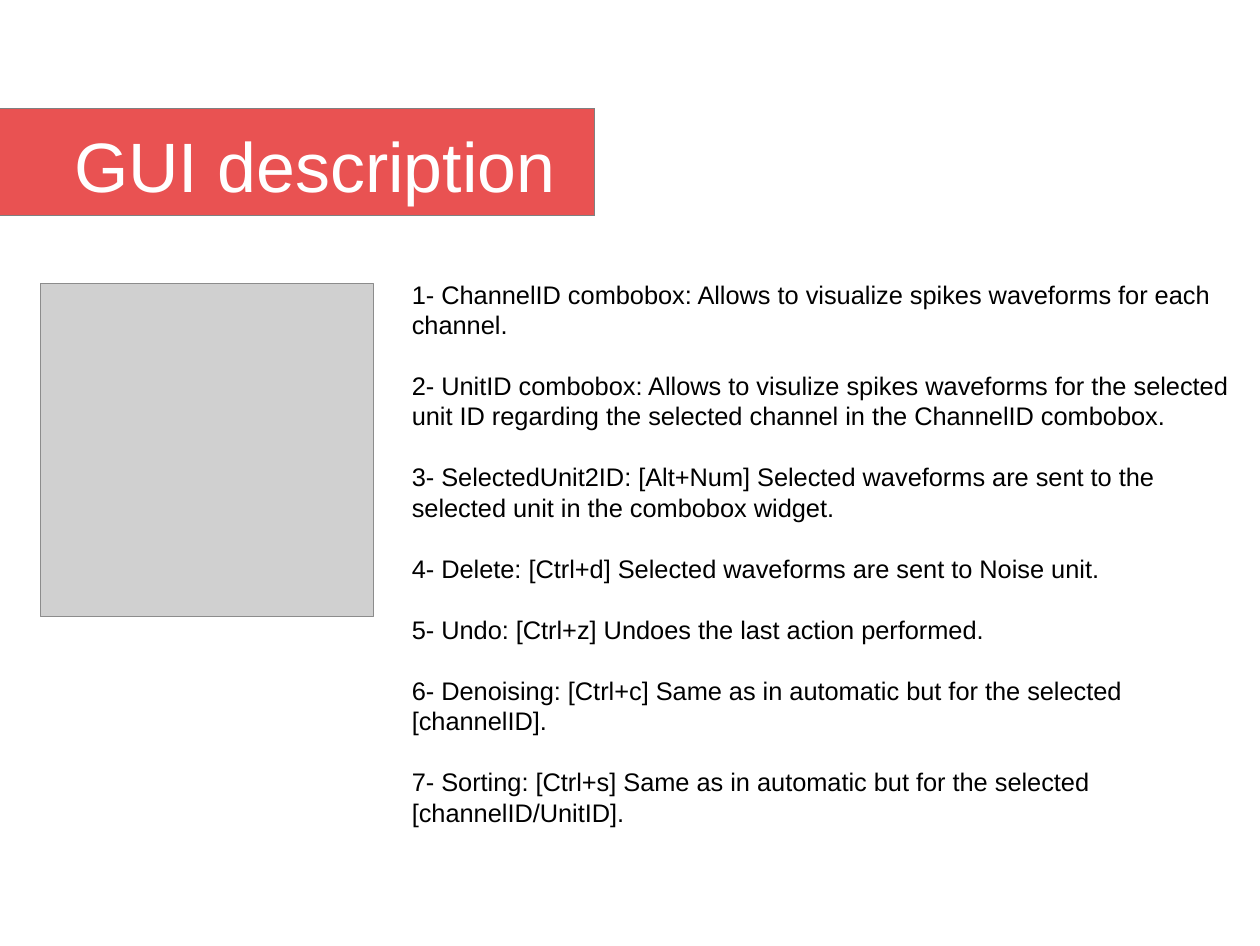
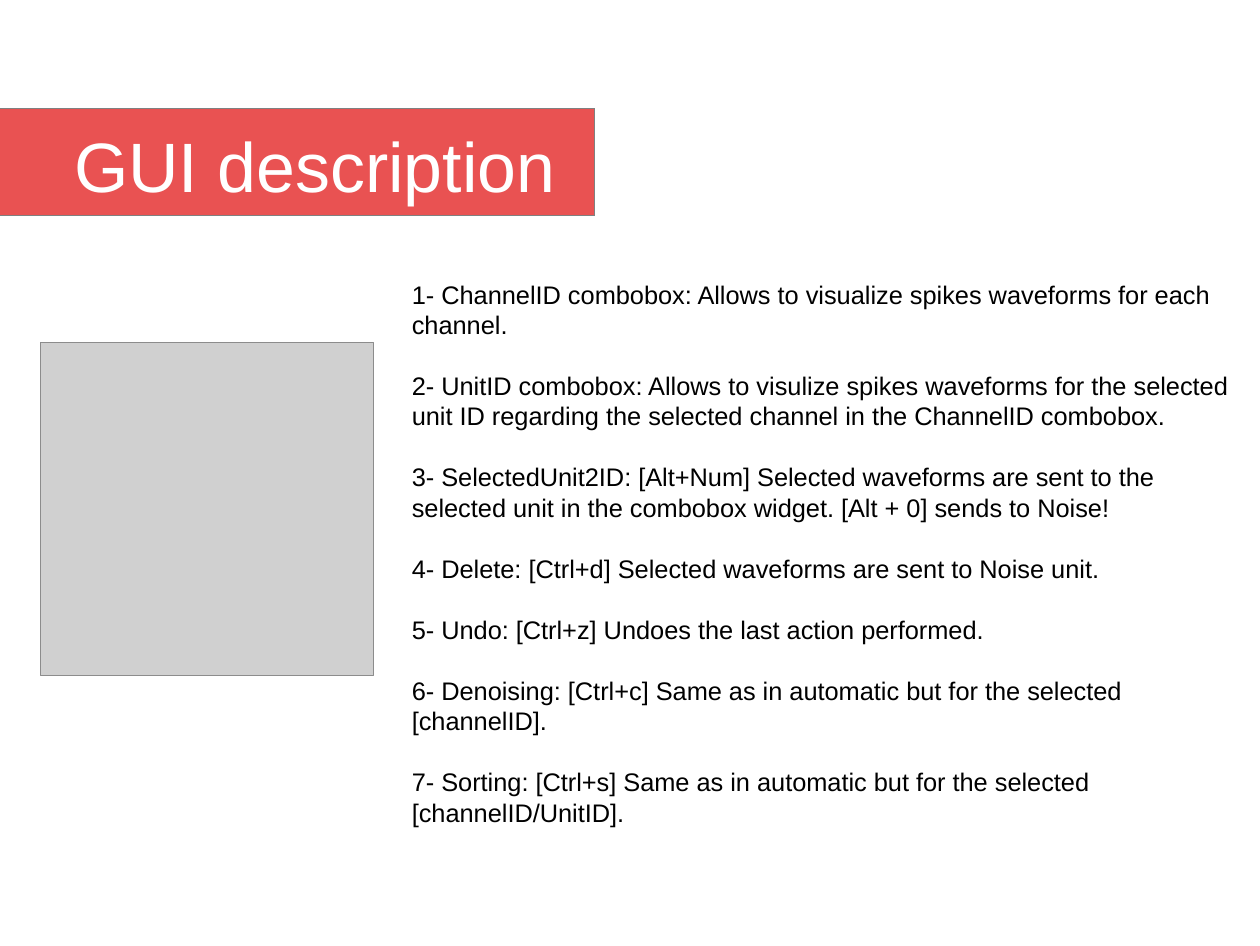
Before and after one commit to mikelval82/NeuroSorter, a slide deck: slide 7 of powerpoint.odp. Drawn at 1260x946 pixels with LibreOffice and Linux fonts; fonts in the diff are those of the drawing; grey boxes stand for pictures; background and template pictures are left out. Boxes give left, top, right and bottom in pixels: in the first picture for what was removed or moved away, otherwise in the second. Text is boxed around its words. In the diff, an @@ line names an element or a change of style, - is before the commit and + after.

Commit message:
bug corrected in GUI_behavior seledted_unit2id

```diff
--- a/powerpoint.odp
+++ b/powerpoint.odp
@@ picture moved from (x1=40, y1=284, x2=373, y2=616) to (x1=40, y1=342, x2=373, y2=675) @@
@@ text at (x1=412, y1=467, x2=1154, y2=522): text changed @@
-3- SelectedUnit2ID: [Alt+Num] Selected waveforms are sent to the selected unit in the combobox widget.
+3- SelectedUnit2ID: [Alt+Num] Selected waveforms are sent to the selected unit in the combobox widget. [Alt + 0] sends to Noise!
```
Also in this commit, not shown: 5 other slides changed, 1 other file.
